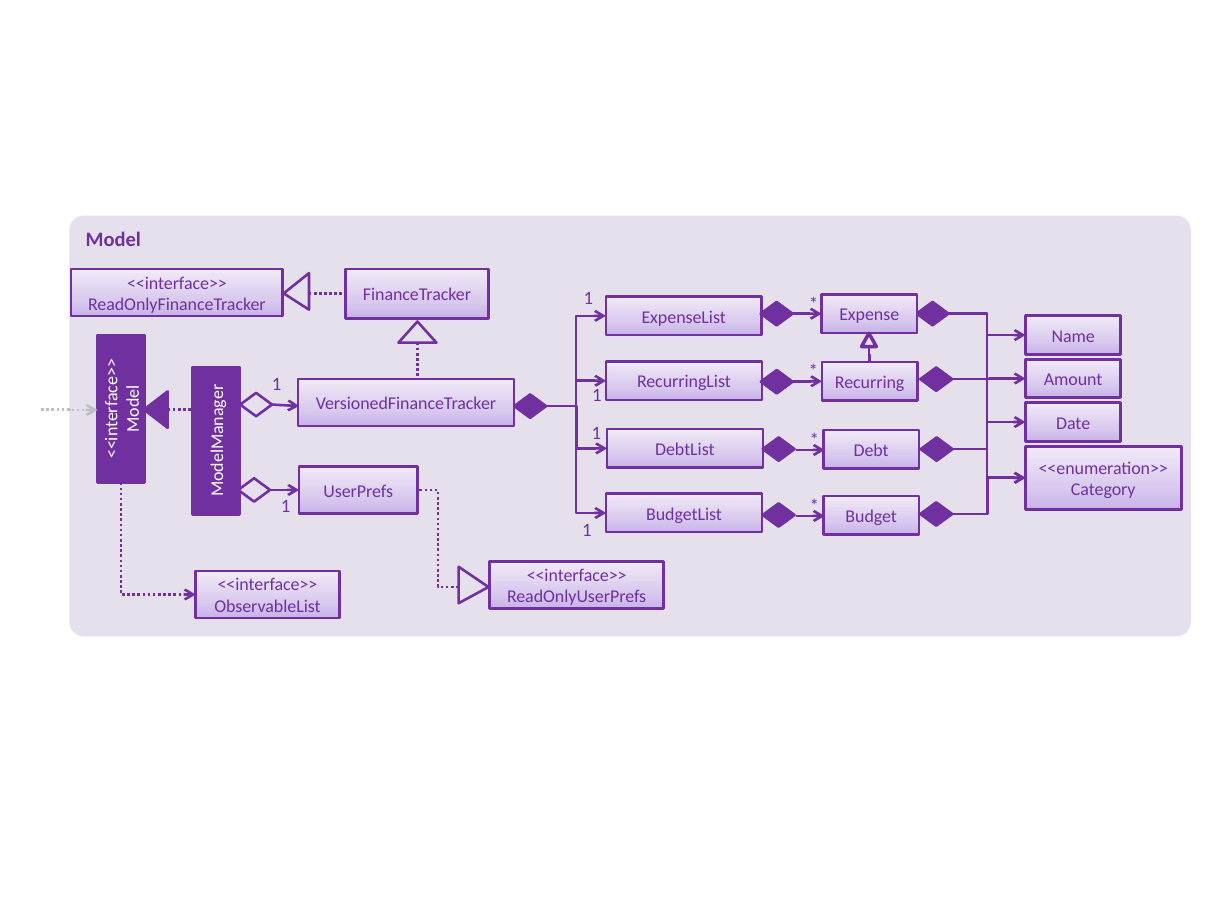
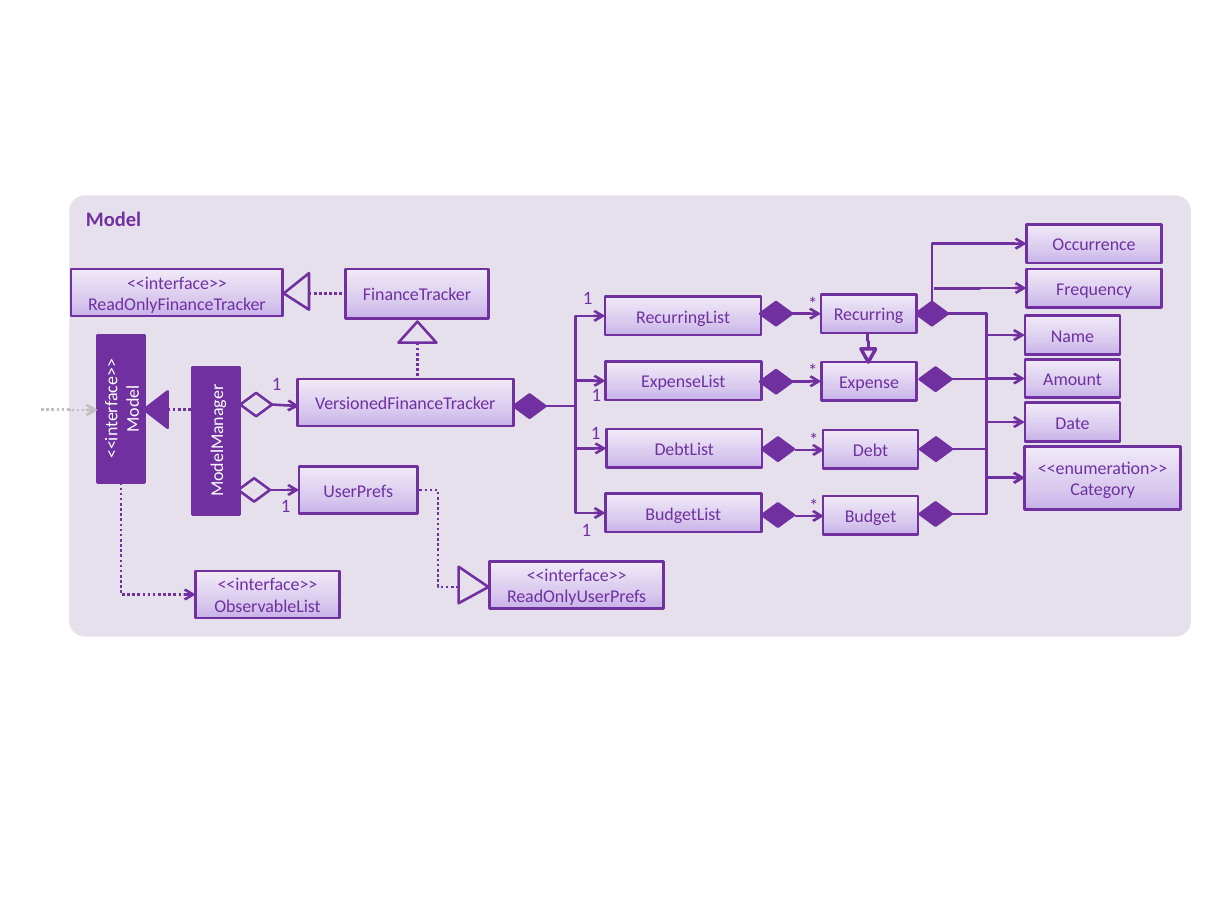
Before and after one commit to zht96830/main, a slide deck: slide 1 of docs/diagrams/ModelComponentClassDiagram.pptx. Drawn at 1232x924 pixels with LibreOffice and Linux fonts; fonts in the diff are those of the drawing. Boxes give left, top, right and bottom in pixels: in the first picture for what was removed or moved away, otherwise in the second. Text is boxed around its words. In the diff, an @@ line names an element or a change of style, - is before the commit and + after.

```diff
--- a/docs/diagrams/ModelComponentClassDiagram.pptx
+++ b/docs/diagrams/ModelComponentClassDiagram.pptx
@@ rounded rectangle "Model": place and size @@
-rounded rectangle "Model" at [69, 216, 1190, 637]
+rounded rectangle "Model" at [69, 196, 1190, 637]
@@ rectangle "RecurringList": place and size @@
-rectangle "RecurringList" at [606, 361, 763, 399]
+rectangle "RecurringList" at [605, 297, 761, 335]
@@ rectangle "Recurring": place and size @@
-rectangle "Recurring" at [822, 362, 917, 400]
+rectangle "Recurring" at [821, 294, 915, 333]
@@ group added at [931, 224, 1162, 307]: 2 rectangles, 2 elbow arrows @@
+Frequency
+Occurrence
@@ elbow arrow (546, 407) - (605, 315): route changed @@
@@ triangle at [861, 349, 876, 362]: rotation 0 to 180 degrees @@
@@ elbow line moved from (870, 362) - (869, 346) to (867, 334) - (869, 349) @@
@@ elbow arrow (546, 407) - (605, 381): route changed @@
@@ rectangle "ExpenseList": place and size @@
-rectangle "ExpenseList" at [606, 297, 763, 335]
+rectangle "ExpenseList" at [605, 361, 761, 399]
@@ rectangle "Expense": place and size @@
-rectangle "Expense" at [822, 294, 917, 333]
+rectangle "Expense" at [822, 362, 917, 400]
@@ elbow arrow (546, 407) - (605, 513): route changed @@
@@ elbow arrow (546, 407) - (606, 448): route changed @@
```
Also in this commit, not shown: 3 other files.
